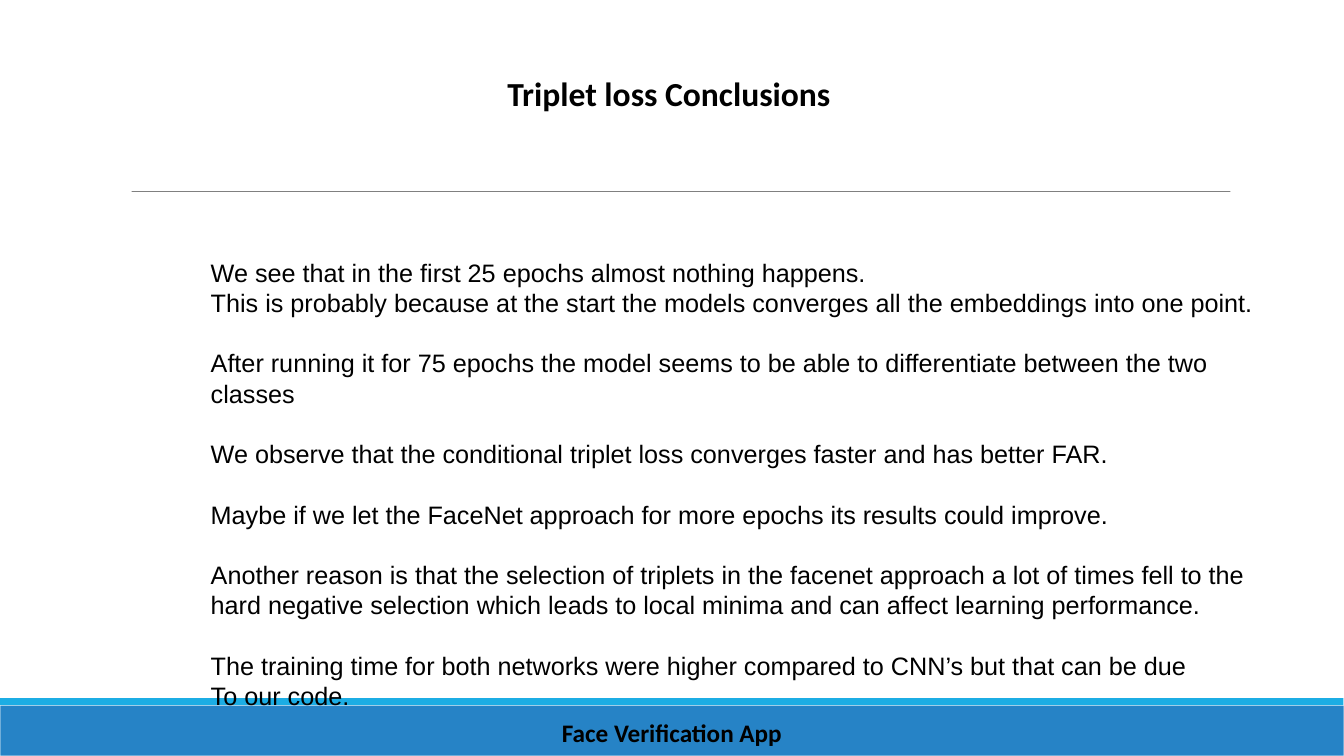
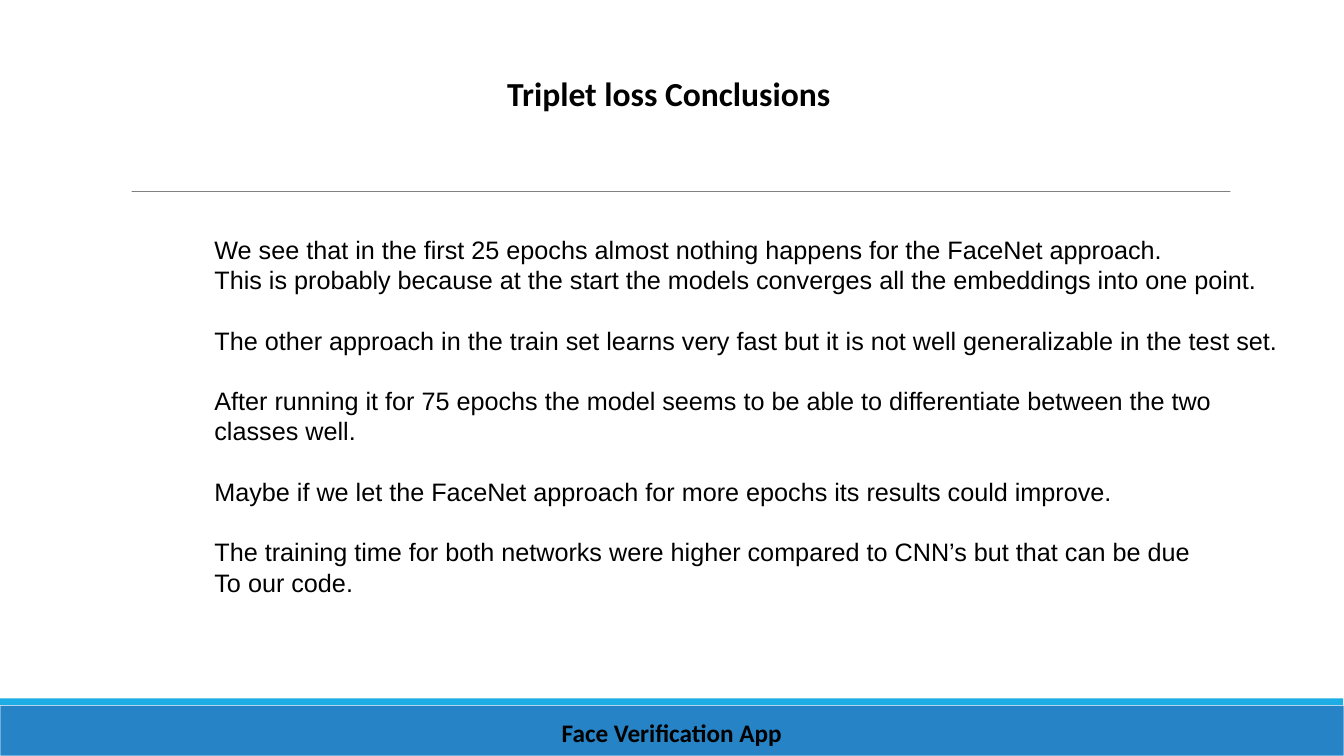
Before and after one commit to fotis93/deep_learning, a slide deck: slide 20 of deeep_learning/DL-Face_Verification.pptx. Drawn at 1344x756 pixels with LibreOffice and Linux fonts; fonts in the diff are those of the drawing. Boxes give left, top, right and bottom in pixels: in the first picture for what was removed or moved away, otherwise in the second. Text is boxed around its words. In the diff, an @@ line names an element or a change of style, - is before the commit and + after.

```diff
--- a/deeep_learning/DL-Face_Verification.pptx
+++ b/deeep_learning/DL-Face_Verification.pptx
@@ text "We see that in the ...": place and size @@
-text "We see that in the ..." at (211, 263, 1253, 711)
+text "We see that in the ..." at (214, 240, 1277, 593)
@@ text at (214, 240, 1162, 265): text changed @@
-We see that in the first 25 epochs almost nothing happens.
+We see that in the first 25 epochs almost nothing happens for the FaceNet approach.
@@ text at (214, 331, 1277, 441): text changed @@
-After running it for 75 epochs the model seems to be able to differentiate between the two classes
-We observe that the conditional triplet loss converges faster and has better FAR.
+The other approach in the train set learns very fast but it is not well generalizable in the test set.
+After running it for 75 epochs the model seems to be able to differentiate between the two classes well.
@@ text at (211, 565, 1244, 620): paragraph removed @@
-Another reason is that the selection of triplets in the facenet approach a lot of times fell to the hard negative selection which leads to local minima and can affect learning performance.
```
Also in this commit, not shown: 21 other slides changed, 8 other files.
